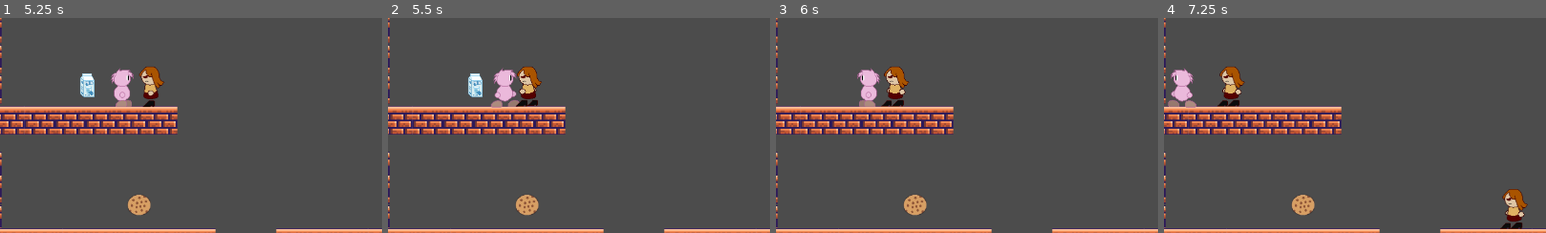
Above: before the commit, frames 1-4 (left to right).
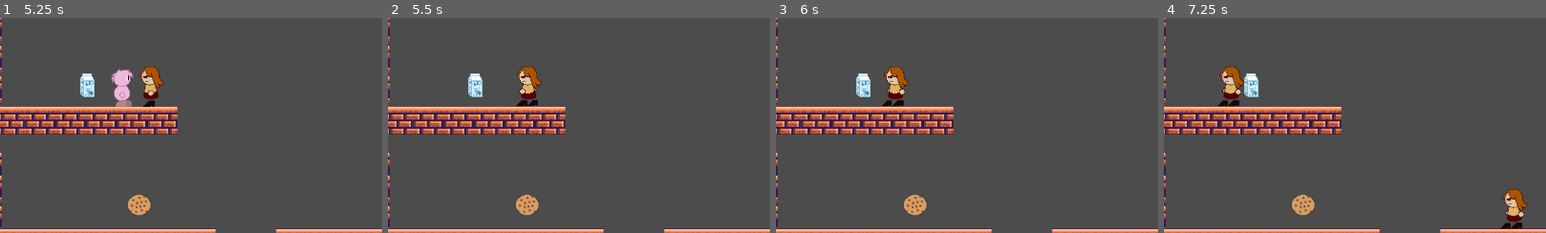
Above: after the commit, the same moments.

Repository: Unpaz-Programacion-Videojuegos-2022/Nuts-N-Milk
Game: Godot game, scene res://scenes/menu_2/menu_2.tscn
The game is run twice, just before and just after one commit, with the same random seed, the same clock (stepped at 60 frames per second) and the same inputs. The project has no main scene, so this scene is started directly.
Inputs:
- Up to frame 1 (5.25 s): tap Enter (ui_accept) at 0.5, 0.77, 1.25, 1.52, 3.02, 3.77, 4.52 s; hold Right (ui_right) 0.53-2.03 s; hold Left (ui_left) 2.03-2.78 s; hold Right (ui_right) 2.78-4.28 s; hold Left (ui_left) 4.28-5.03 s; hold Right (ui_right) from 5.03 s (still down)
- Up to frame 2 (5.5 s): keep holding Right (ui_right)
- Up to frame 3 (6 s): release Right (ui_right) at 5.78 s; hold Left (ui_left) from 5.78 s (still down)
- Up to frame 4 (7.25 s): keep holding Left (ui_left); tap Enter (ui_accept) at 6.02, 6.77 s
The pictures show only the part of the screen within x 0-50%, y 33-83%; the shares and areas given below are measured in that part.

Frame 1 is identical in both runs. In frame 2, 0.8% of the frame differs, in the area x 27-35%, y 23-42%; in frame 3, 0.8%; in frame 4, 1.2%, in the area x 1-25%, y 23-42%.

Commit message:
enemigo
el enemigo puede matar al player

Diff:
--- a/scenes/Enemy/Enemy.gd
+++ b/scenes/Enemy/Enemy.gd
@@ -38,3 +38,11 @@
 			nuevo = hacia
 	return nuevo
 	pass
+
+
+
+
+
+func _on_Area2D_body_entered(body):
+	if body.get_name() == "Player":
+		body.queue_free()
--- a/scenes/Enemy/Enemy.tscn
+++ b/scenes/Enemy/Enemy.tscn
@@ -13,9 +13,11 @@
 "speed": 5.0
 } ]
 
-[sub_resource type="CapsuleShape2D" id=2]
-radius = 17.0
-height = 36.0
+[sub_resource type="CircleShape2D" id=4]
+radius = 13.0
+
+[sub_resource type="RectangleShape2D" id=3]
+extents = Vector2( 20, 33 )
 
 [node name="Enemy" type="KinematicBody2D"]
 collision_layer = 2
@@ -26,6 +28,13 @@
 frames = SubResource( 1 )
 animation = "Run"
 
-[node name="CollisionShape2D" type="CollisionShape2D" parent="."]
-position = Vector2( 1, 1 )
-shape = SubResource( 2 )
+[node name="CollisionShape2D" type="CollisionShape2D" parent="." groups=["enemigo"]]
+shape = SubResource( 4 )
+
+[node name="Area2D" type="Area2D" parent="."]
+
+[node name="CollisionShape2D2" type="CollisionShape2D" parent="Area2D"]
+position = Vector2( -2, 0 )
+shape = SubResource( 3 )
+
+[connection signal="body_entered" from="Area2D" to="." method="_on_Area2D_body_entered"]
--- a/scenes/Player/Player.gd
+++ b/scenes/Player/Player.gd
@@ -122,12 +122,6 @@
 
 
 
-func _on_Area2D_area_exited(area):
-	area.get_name()
-	if area.is_in_group("ladder"):
-		collidig_ladder = false
-		going_up = false
-
 
 func _on_Area2D_area_entered(area):
 	#area.get_name()
@@ -136,3 +130,11 @@
 	if area.is_in_group("item"):
 		print("sisisisisis")
 		item += 1
+
+
+
+
+func _on_Area2D_body_entered(body):
+	if body.is_in_group("ladder"):
+		self.queue_free()
+	pass
--- a/scenes/Player/Player.tscn
+++ b/scenes/Player/Player.tscn
@@ -63,4 +63,3 @@
 
 [connection signal="area_entered" from="Area2D" to="." method="_on_Area2D_area_entered"]
 [connection signal="area_exited" from="Area2D" to="." method="_on_Area2D_area_exited"]
-[connection signal="body_entered" from="Area2D" to="." method="_on_Area2D_body_entered"]
Not shown: 1 places in scenes/Enemy/Enemy.tscn that only renumber resources
